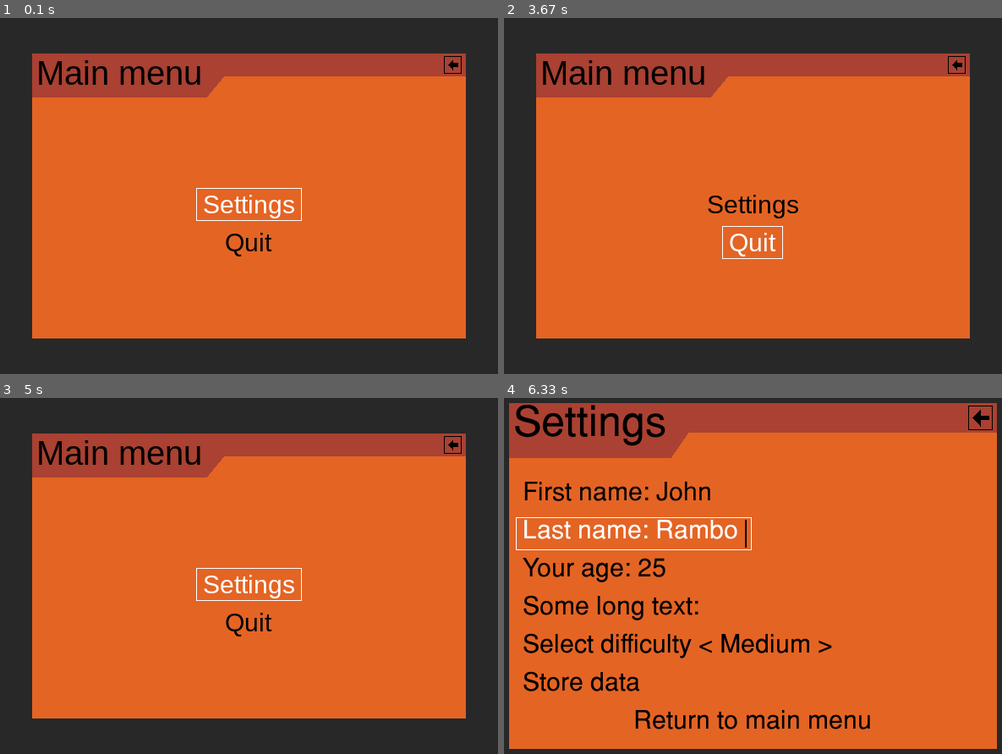
Above: before the commit, frames 1-4 (two rows, left to right).
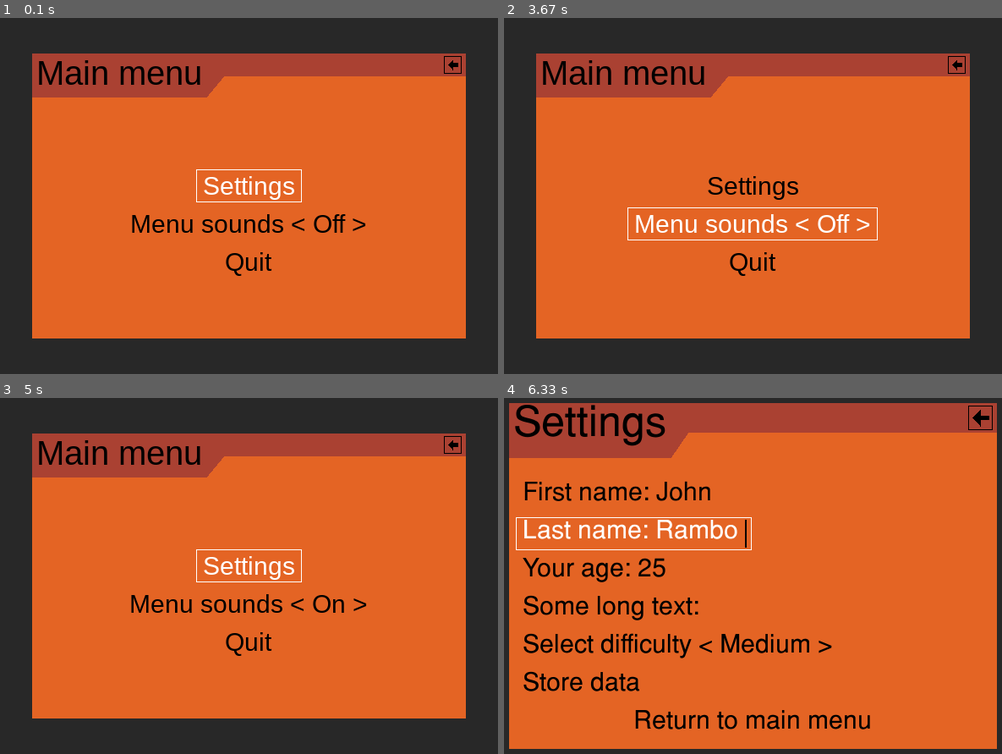
Above: after the commit, the same moments.

Repository: ppizarror/pygame-menu
Game: pygame game, started from example3.py
Same seed, same stepped clock (60 frames per second), same inputs: the game is played once before the commit and once after it.
Inputs:
- Up to frame 1 (0.1 s): no input
- Up to frame 2 (3.67 s): type "ann" at 0.33 s; tap Enter at 0.67, 2.43, 3.17 s; click "Select difficulty < Medium >" at 0.93 s; hold Up 1.22-1.68 s; tap Space at 1.28, 1.58, 1.83, 2.83, 3.57 s; hold Down 1.77-2.07 s; click "First name: John" at 2.15 s; hold Up 2.77-3.13 s; hold Down from 3.5 s (still down); tap Left at 3.65 s
- Up to frame 3 (5 s): release Down at 3.87 s; hold Up 3.9-4.2 s; tap Space at 3.97, 4.3, 4.63 s; hold Down 4.23-4.53 s; tap Y at 4.38 s; hold Up 4.57-4.93 s; tap Left at 4.72 s; hold Down from 4.97 s (still down)
- Up to frame 4 (6.33 s): tap Space at 5.03, 5.43, 6.1 s; release Down at 5.33 s; hold Up 5.37-5.67 s; tap Y at 5.52 s; tap Enter at 5.7 s; hold Down from 6.03 s (still down)

The runs differ from the first frame. In frame 1, 2.0% of the frame differs, in the area x 26-74%, y 42-73%; in frame 2, 2.2%, in the area x 24-76%, y 44-73%; in frame 3, 2.0%; in frame 4, nothing differs.

Commit message:
Added sounds to example 3

Diff:
--- a/example3.py
+++ b/example3.py
@@ -59,6 +59,12 @@
 clock = pygame.time.Clock()
 dt = 1 / FPS
 
+# -----------------------------------------------------------------------------
+# Set sounds
+# -----------------------------------------------------------------------------
+sound = pygameMenu.sound.Sound()
+sound.load_example_sounds()
+
 
 # -----------------------------------------------------------------------------
 # Methods
@@ -82,6 +88,25 @@
     :return: None
     """
     print('User name: {0}'.format(value))
+
+
+# noinspection PyUnusedLocal
+def update_menu_sound(value, enabled):
+    """
+    Update menu sound.
+
+    :param value: Value of the selector (Label and index)
+    :type value: tuple
+    :param enabled: Parameter of the selector, (True/False)
+    :return: None
+    """
+    global main_menu
+    if enabled:
+        main_menu.set_sound(sound, recursive=True)
+        print('Menu sound were enabled')
+    else:
+        main_menu.set_sound(None, recursive=True)
+        print('Menu sound were disabled')
 
 
 # -----------------------------------------------------------------------------
@@ -171,6 +196,7 @@
 main_menu.set_fps(FPS)
 
 main_menu.add_option('Settings', settings_menu)
+main_menu.add_selector('Menu sounds', [('Off', False), ('On', True)], onchange=update_menu_sound)
 main_menu.add_option('Quit', pygameMenu.events.PYGAMEMENU_EXIT)
 
 assert main_menu.get_widget('first_name', recursive=True) is wid1
